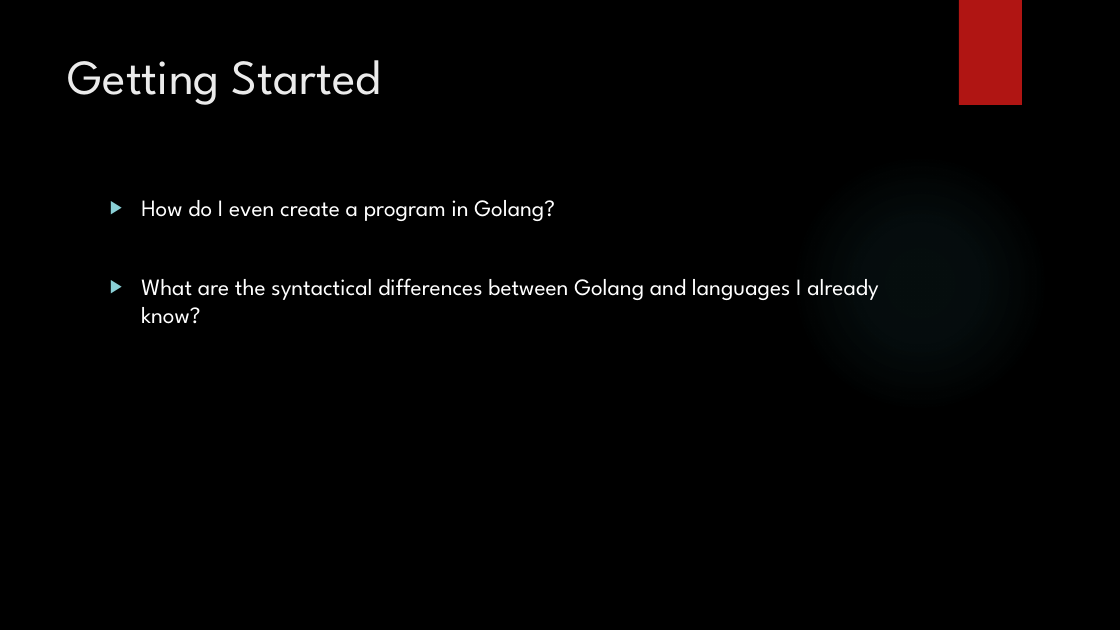
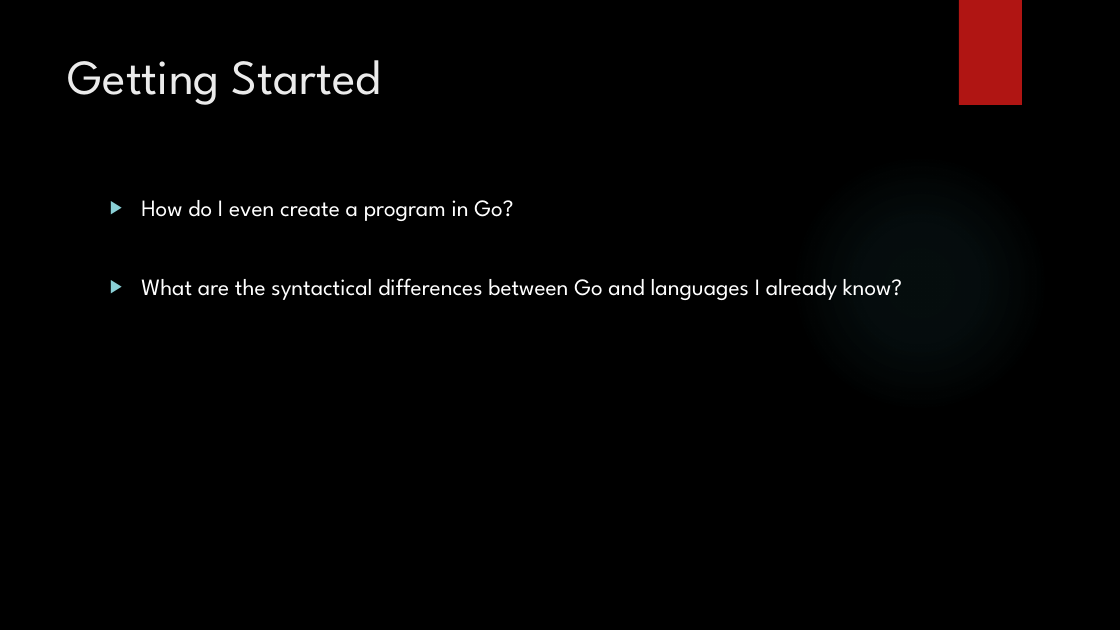
Before and after one commit to jaminologist/GopherLife, a slide deck: slide 6 of GopherLife.pptx. Drawn at 1120x630 pixels with LibreOffice and Linux fonts; fonts in the diff are those of the drawing; background and template pictures are left out. Boxes give left, top, right and bottom in pixels: in the first picture for what was removed or moved away, otherwise in the second. Text is boxed around its words. In the diff, an @@ line names an element or a change of style, - is before the commit and + after.

```diff
--- a/GopherLife.pptx
+++ b/GopherLife.pptx
@@ text at (141,200,902,300): text changed @@
-▶ How do I even create a program in Golang?
-▶ What are the syntactical differences between Golang and languages I already know?
+▶ How do I even create a program in Go?
+▶ What are the syntactical differences between Go and languages I already know?
```
Also in this commit, not shown: 6 other slides changed, 2 slides removed, 6 other files.
